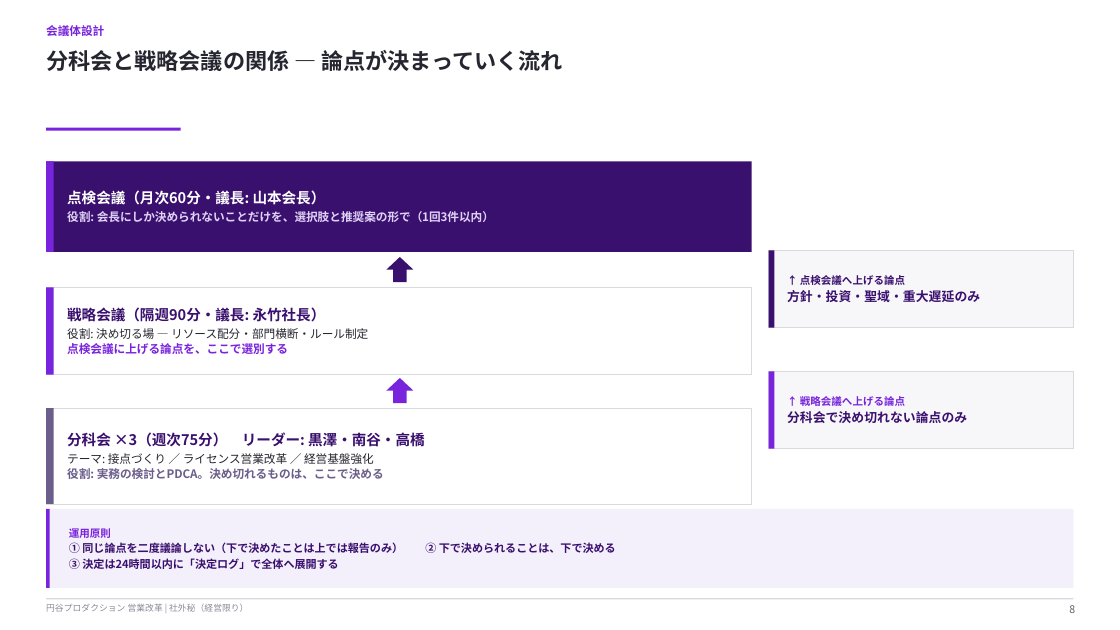
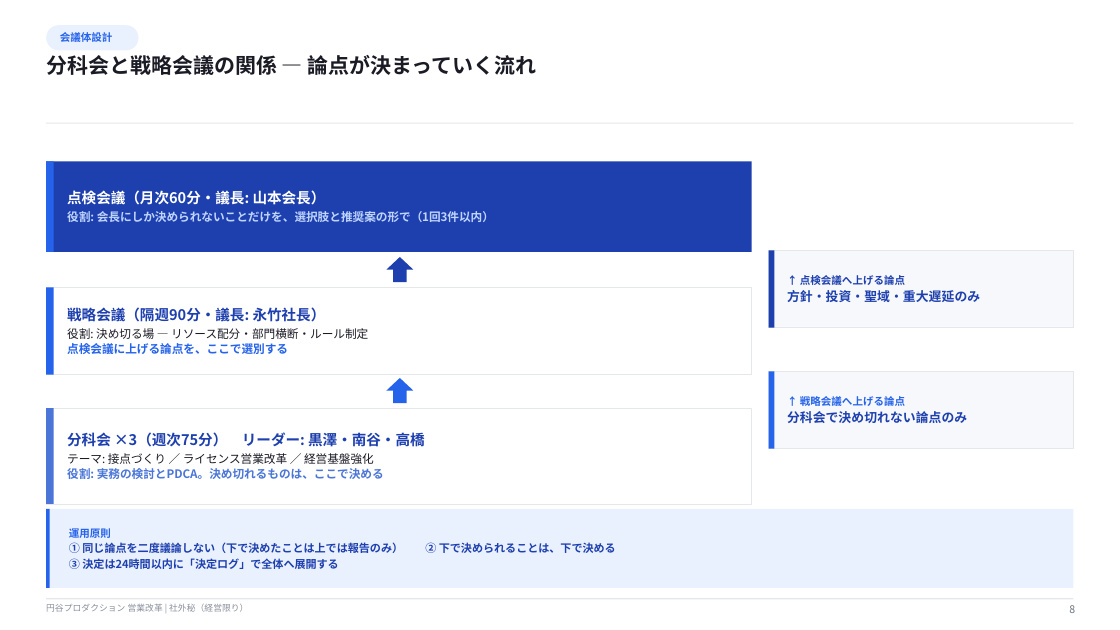
Before and after one commit to hayatoshintani-spe/kessho-lens, a slide deck: slide 8 of docs/営業改革_STO立ち上げ_山本会長共有資料.pptx. Drawn at 1120x630 pixels with LibreOffice and Linux fonts; fonts in the diff are those of the drawing. Boxes give left, top, right and bottom in pixels: in the first picture for what was removed or moved away, otherwise in the second. Text is boxed around its words. In the diff, an @@ line names an element or a change of style, - is before the commit and + after.

```diff
--- a/docs/営業改革_STO立ち上げ_山本会長共有資料.pptx
+++ b/docs/営業改革_STO立ち上げ_山本会長共有資料.pptx
@@ rounded rectangle "会議体設計": place and size @@
-rounded rectangle "会議体設計" at bbox=[46, 25, 104, 36]
+rounded rectangle "会議体設計" at bbox=[46, 25, 139, 50]
@@ rounded rectangle "会議体設計" at bbox=[46, 25, 139, 50]: size 10 to 9 pt, text colour #7823DC to #2563EB; less space between paragraphs; vertical alignment top to middle; fill none to #EAF1FE @@
@@ text "分科会と戦略会議の関係 — 論点が決まっていく流れ" at bbox=[46, 55, 537, 75]: size 19 to 18 pt, text colour #262630 to #1B1B26 @@
@@ rectangle removed at bbox=[46, 128, 181, 131] @@
@@ rectangle added at bbox=[46, 123, 1074, 124], fill #E5E7EB @@
@@ fill #3A106E to #1E40AF in 3 elements at bbox=[386, 257, 413, 282], bbox=[769, 250, 775, 328], bbox=[46, 161, 752, 252] @@
@@ text at bbox=[67, 211, 494, 222]: text colour #E0D2F6 to #BFD4FE in "役割: 会長にしか決められないことだけを、選択肢と推奨案の形で（1回3件以内）" @@
@@ rectangle at bbox=[769, 250, 1074, 328]: fill #F7F7F9 to #F6F8FB; outline #D9D9E0 0.75 pt to #E5E7EB 0.75 pt @@
@@ text "↑ 点検会議へ上げる論点" at bbox=[787, 275, 980, 302]: text colour #3A106E to #1E40AF @@
@@ rectangle at bbox=[46, 287, 752, 375]: outline #D9D9E0 0.75 pt to #E5E7EB 0.75 pt @@
@@ text "戦略会議（隔週90分・議長: 永竹社長）" at bbox=[67, 307, 368, 354]: text colour #3A106E to #1E40AF in "戦略会議（隔週90分・議長: 永竹社長）"; text colour #262630 to #1B1B26 in "役割: 決め切る場 — リソース配分・部門横断・ルール制定"; text colour #7823DC to #2563EB in "点検会議に上げる論点を、ここで選別する" @@
@@ rectangle at bbox=[769, 371, 1074, 449]: fill #F7F7F9 to #F6F8FB; outline #D9D9E0 0.75 pt to #E5E7EB 0.75 pt @@
@@ text "↑ 戦略会議へ上げる論点" at bbox=[787, 396, 967, 423]: text colour #7823DC to #2563EB in "↑ 戦略会議へ上げる論点"; text colour #3A106E to #1E40AF in "分科会で決め切れない論点のみ" @@
@@ rectangle at bbox=[46, 408, 54, 504]: fill #6B5E8A to #4B76D8 @@
@@ rectangle at bbox=[46, 408, 752, 504]: outline #D9D9E0 0.75 pt to #E5E7EB 0.75 pt @@
@@ text "分科会 ×3（週次75分） リーダー: 黒澤・南谷・高橋" at bbox=[67, 432, 425, 479]: text colour #3A106E to #1E40AF in "分科会 ×3（週次75分） リーダー: 黒澤・南谷・高橋"; text colour #262630 to #1B1B26 in "テーマ: 接点づくり ／ ライセンス営業改革 ／ 経営基盤強化"; text colour #6B5E8A to #4B76D8 in "役割: 実務の検討とPDCA。決め切れるものは、ここで決める" @@
@@ fill #7823DC to #2563EB in 5 elements at bbox=[46, 161, 54, 252], bbox=[46, 287, 54, 375], bbox=[386, 378, 413, 403], bbox=[769, 371, 775, 449], bbox=[46, 509, 50, 588] @@
@@ rectangle at bbox=[46, 509, 1074, 588]: fill #F3EFFB to #EAF1FE @@
@@ text "運用原則" at bbox=[69, 526, 403, 569]: text colour #7823DC to #2563EB in "運用原則"; text colour #3A106E to #1E40AF @@
```
Also in this commit, not shown: 11 other slides changed, 7 other files.
